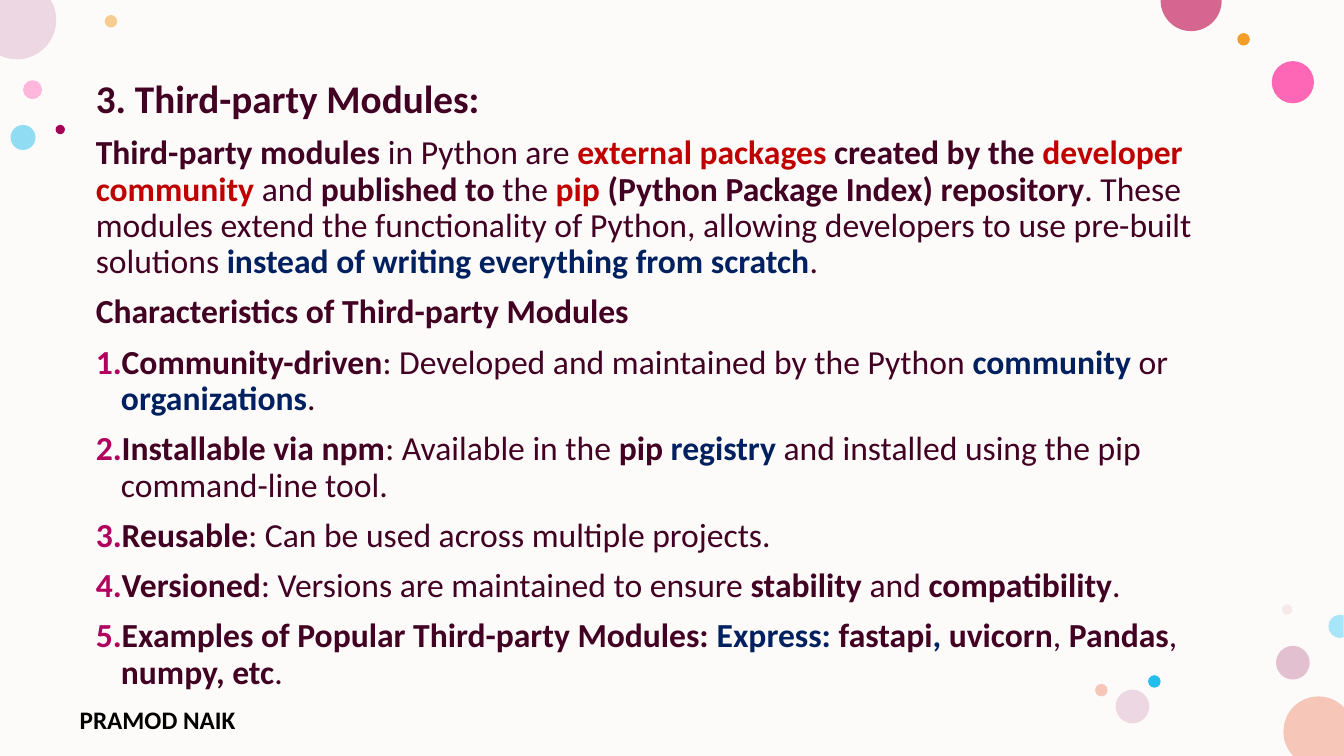
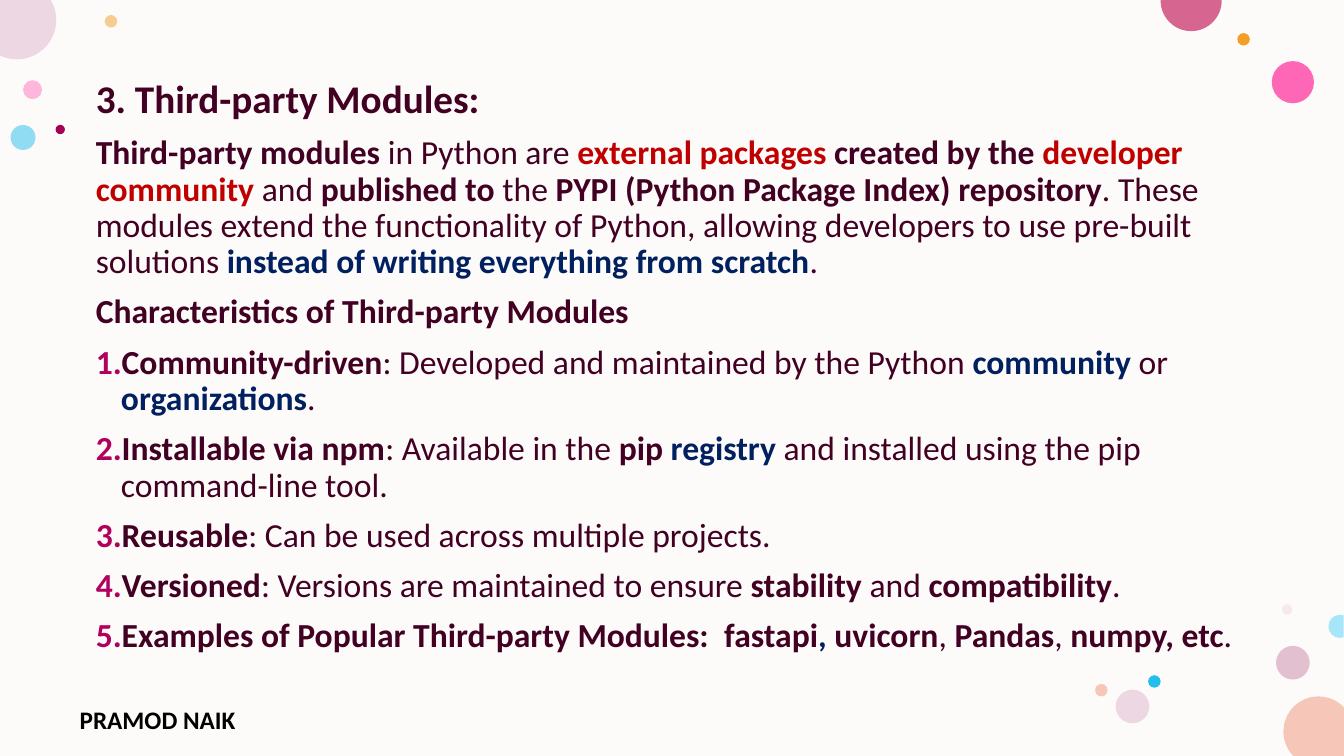
Before and after one commit to PRAMODNAIK-DEV/Backend-Dev-using-Python-FastAPI, a slide deck: slide 8 of FastAPI/FastAPI- Intermediate.pptx. Drawn at 1344x756 pixels with LibreOffice and Linux fonts; fonts in the diff are those of the drawing; background and template pictures are left out. Boxes give left, top, right and bottom in pixels: in the first picture for what was removed or moved away, otherwise in the second. Text is boxed around its words. In the diff, an @@ line names an element or a change of style, - is before the commit and + after.

```diff
--- a/FastAPI/FastAPI- Intermediate.pptx
+++ b/FastAPI/FastAPI- Intermediate.pptx
@@ text at bbox=[96, 140, 1199, 279]: text changed @@
-Third-party modules in Python are external packages created by the developer community and published to the pip (Python Package Index) repository. These modules extend the functionality of Python, allowing developers to use pre-built solutions instead of writing everything from scratch.
+Third-party modules in Python are external packages created by the developer community and published to the PYPI (Python Package Index) repository. These modules extend the functionality of Python, allowing developers to use pre-built solutions instead of writing everything from scratch.
@@ text at bbox=[96, 623, 1232, 653]: text changed @@
-5. Examples of Popular Third-party Modules: Express: fastapi, uvicorn, Pandas, numpy, etc.
+5. Examples of Popular Third-party Modules: fastapi, uvicorn, Pandas, numpy, etc.
```
Also in this commit, not shown: 7 other slides changed, 18 slides added, 6 slides removed, 5 other files.
